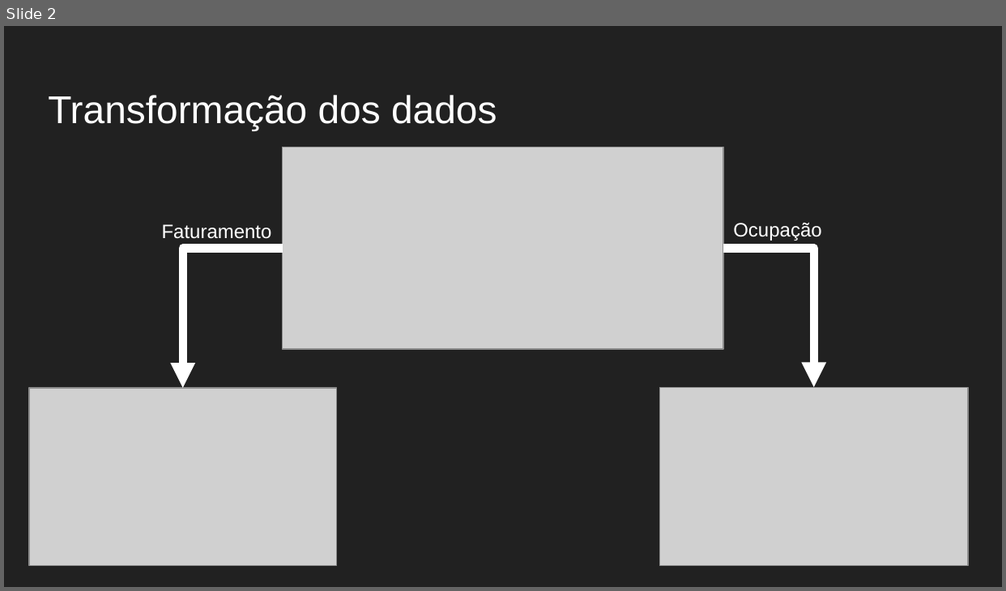
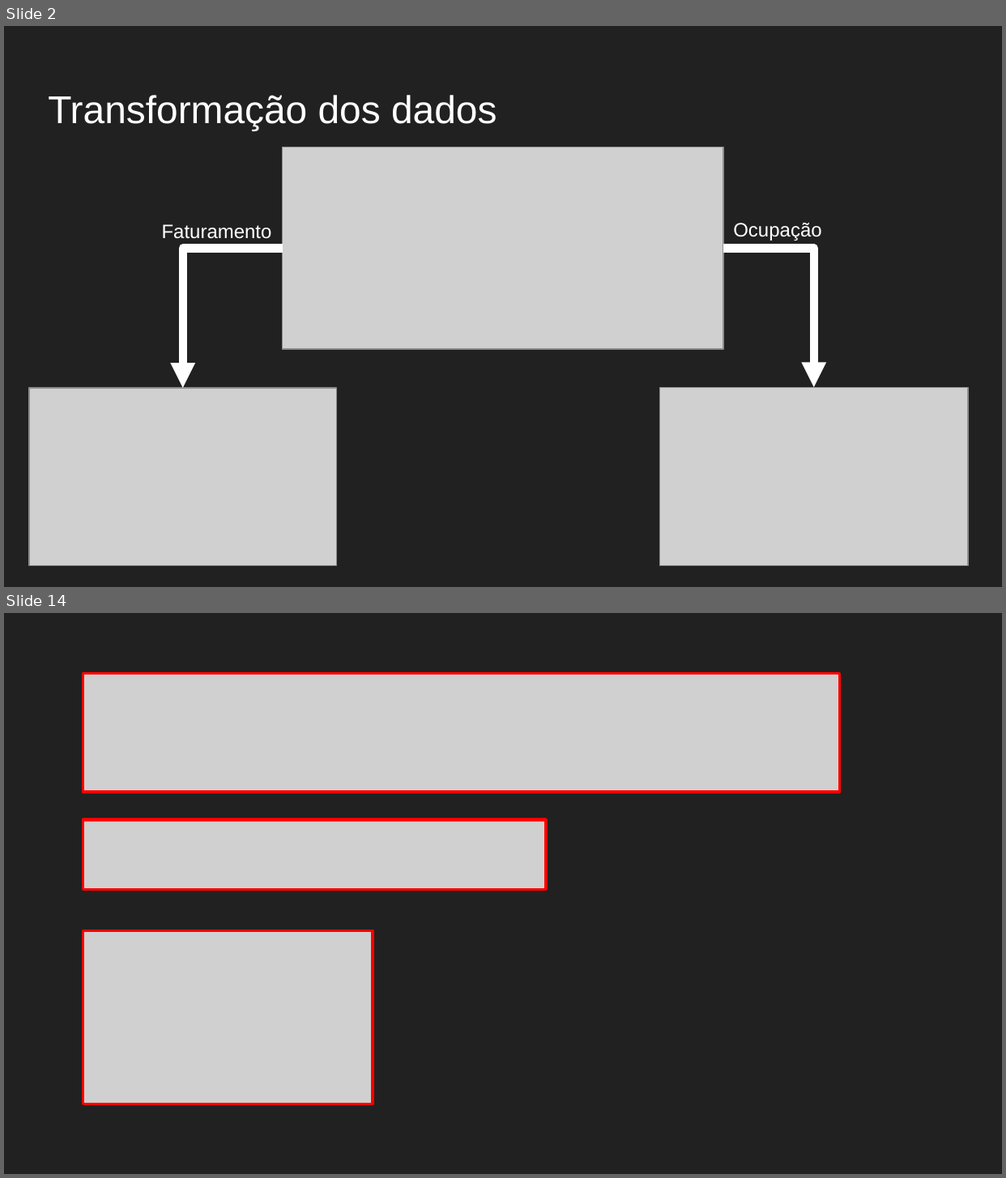
Before and after one commit to arturjacques/DataScience, a slide deck: Apresentação.pptx. Shown one above the other, each under a label of ours: slide 2 before the commit, slides 2 and 14 after it; the slides between them are not shown. The pictures are 1006x591 and 1006x1178 pixels, drawn with LibreOffice and Linux fonts; fonts in the diff are those of the drawing; grey boxes stand for pictures. Boxes give left, top, right and bottom in pixels: in the first picture for what was removed or moved away, otherwise in the second. Text is boxed around its words. In the diff, an @@ line names an element or a change of style, - is before the commit and + after.

```diff
--- a/Apresentação.pptx
+++ b/Apresentação.pptx
@@ slide 14 added at [4,613,1002,1174], background #212121 @@
@@ picture added at [83,673,839,792] @@
@@ rectangle added at [83,673,839,792], outline #FF0000 2 pt @@
@@ picture added at [83,821,546,889] @@
@@ rectangle added at [83,820,546,889], outline #FF0000 2 pt @@
@@ picture added at [83,931,373,1105] @@
@@ rectangle added at [83,931,373,1105], outline #FF0000 2 pt @@
```
Also in this commit, not shown: 11 other slides added, 1 slide removed, 5 other files.
